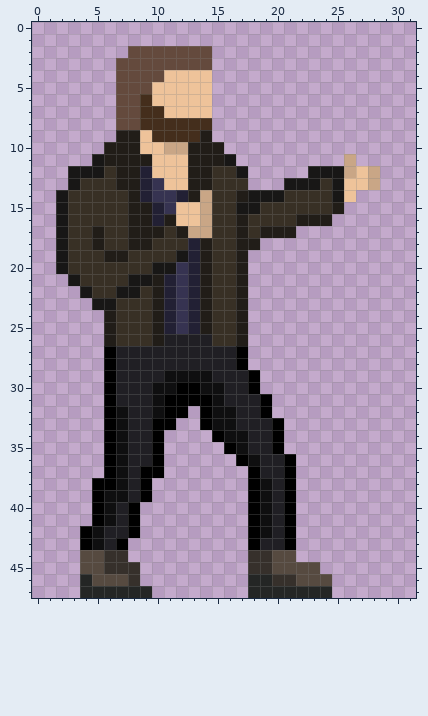
Two versions of one pixel-art file, Art/Player/player_bolt_action_hold.aseprite. That is the earlier state.
32x48 pixels, 1 frame.
New version:
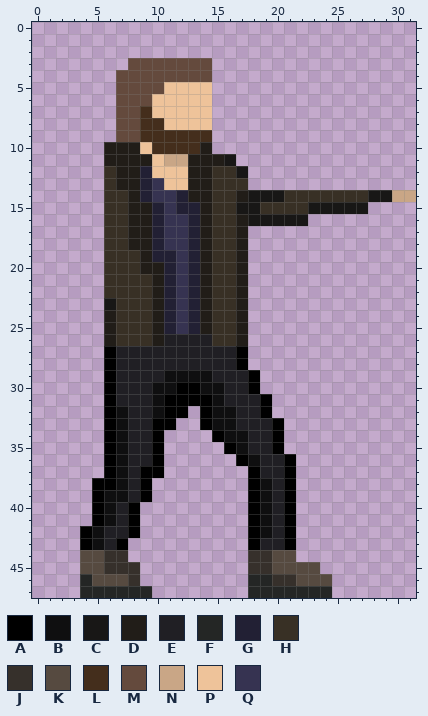
Palette (. is transparent): A #000000  B #0f0f10  C #181716  D #211d18  E #201f24  F #242625  G #222034  H #383025  J #36302b  K #564a40  L #442e1c  M #644a3d  N #c9a686  P #eec39a  Q #363351
From old to new:
layer "left_arm" now hidden
Changed rows in their new state; - is an unchanged pixel.
first column x 2:
 2 ------.......-----------------
 3 -----.------------------------
 4 ---------MMMM-----------------
 5 --------M---------------------
 6 -------M----------------------
 7 --------P---------------------
 8 ---------PPPP-----------------
 9 -----MML----L-----------------
10 --------LLLL-.----------------
11 ---.-----NN-------------.-----
12 -...-----------------......---
13 -...---------------........---
14 ....--------D----------HHHCCNN
15 ....------GGD--------CCCCC----
16 ....-----QQGD---CCCCC..-------
17 ....----GQQGD---....----------
18 ....----GQQ-----.-------------
19 ....HH-DGGQ-------------------
20 ....---DDG--------------------
21 -...--HH----------------------
22 --..-HH-----------------------
23 ---.--------------------------
Where, in picture pixels (left, top, right, bottom), the same in both pictures:
changed: (56, 46, 224, 310)
changed: (248, 154, 416, 250)
